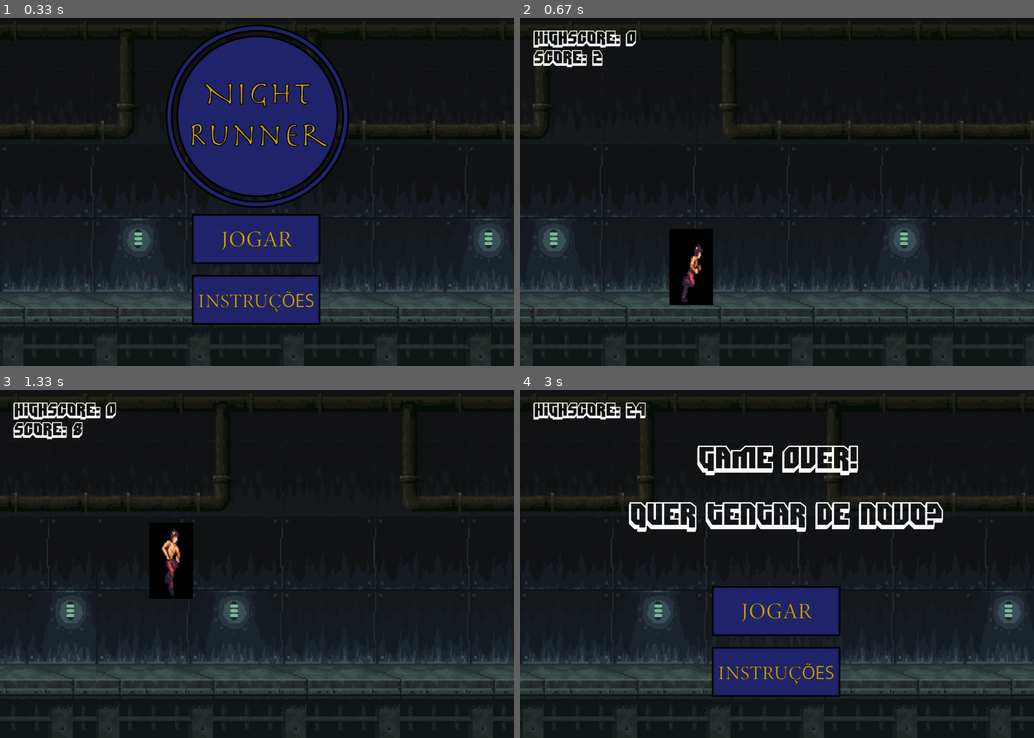
Above: before the commit, frames 1-4 (two rows, left to right).
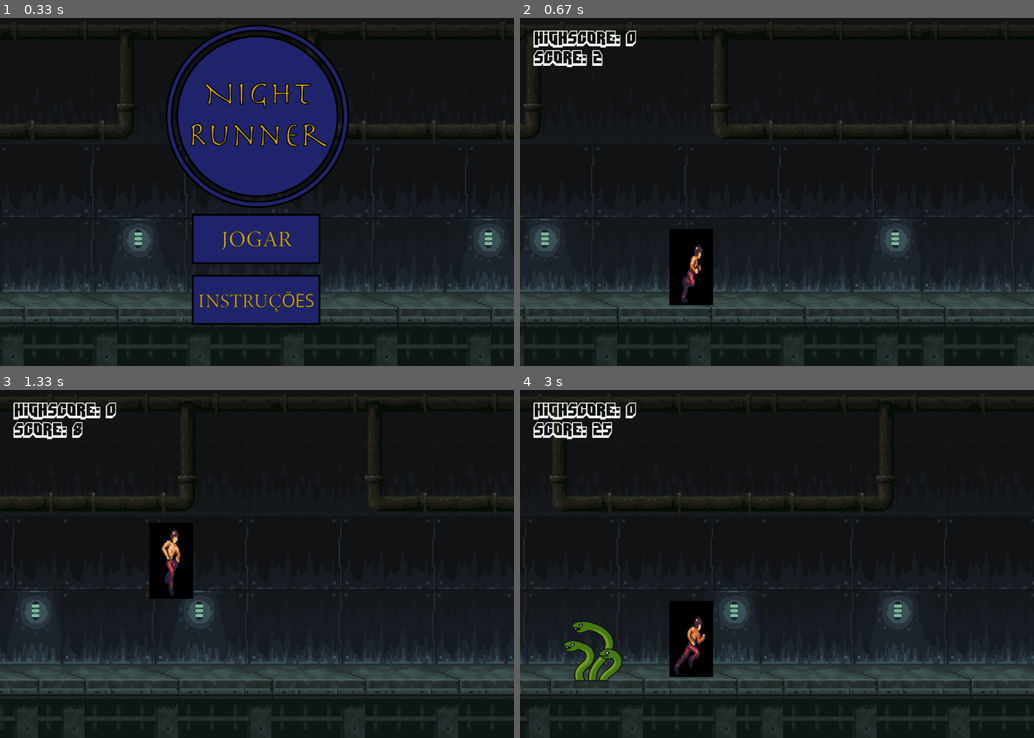
Above: after the commit, the same moments.

Repository: rodme02/ProjetoFinal_DesSoft
Game: pygame game, started from pygame_projetofinal.py
The game is run twice, just before and just after one commit, with the same random seed, the same clock (stepped at 60 frames per second) and the same inputs.
Inputs (mouse positions are in pixels of both pictures, inside the frame that each line leads up to):
- Up to frame 1 (0.33 s): no input
- Up to frame 2 (0.67 s): click (777, 237) at 0.38 s
- Up to frame 3 (1.33 s): hold Up 0.67-1.13 s; hold Up from 1.17 s (still down)
- Up to frame 4 (3 s): release Up at 1.53 s; hold Up 1.57-1.87 s; hold Up 1.9-2.27 s; hold Up 2.3-2.6 s; hold Up from 2.63 s (still down)

Frame 1 is identical in both runs. In frame 2, 2.4% of the frame differs, in the area x 0-100%, y 2-100%; in frame 3, 4.2%; in frame 4, 16%.

Commit message:
mudancas na musica

Diff:
--- a/gamescreen.py
+++ b/gamescreen.py
@@ -52,7 +52,7 @@
 
     # Define a variável world_speed inicial e a define como como global
     global world_speed
-    world_speed = -12
+    world_speed = -13
 
     # Define a variável highscore como global
     global highscore
@@ -103,7 +103,7 @@
         if len(hits) > 0:
             state = PLAYAGAIN
             death = pygame.mixer.Sound(path.join('audio', 'death.wav'))
-            death.set_volume(0.7)
+            death.set_volume(0.4)
             death.play()
             if score > highscore:
                 highscore = score
--- a/initscreen.py
+++ b/initscreen.py
@@ -7,7 +7,7 @@
 
     # Música do menu
     pygame.mixer.music.load(path.join('audio', 'intro.wav'))
-    pygame.mixer.music.set_volume(0.5)
+    pygame.mixer.music.set_volume(0.3)
     pygame.mixer.music.play(-1)
 
     # Variável para ajustar o FPS
--- a/instructionscreen.py
+++ b/instructionscreen.py
@@ -6,13 +6,6 @@
 from assets import load_assets
 
 def instruction_screen(screen):
-
-    '''
-    # Música do menu
-    pygame.mixer.music.load(path.join('audio', 'intro.wav'))
-    pygame.mixer.music.set_volume(0.5)
-    pygame.mixer.music.play(-1)
-    '''
 
     # Variável para o ajuste do FPS
     clock = pygame.time.Clock()
--- a/playagain.py
+++ b/playagain.py
@@ -7,7 +7,7 @@
 
     # Música do menu
     pygame.mixer.music.load(path.join('audio', 'intro.wav'))
-    pygame.mixer.music.set_volume(0.5)
+    pygame.mixer.music.set_volume(0.3)
     pygame.mixer.music.play(-1)
 
     # Variável para o ajuste do FPS
--- a/sprites.py
+++ b/sprites.py
@@ -50,7 +50,6 @@
             y = row * sprite_height
             # Define o retângulo que contém o sprite atual
             dest_rect = pygame.Rect(x, y, sprite_width, sprite_height)
-
             # Cria uma imagem vazia do tamanho do sprite
             image = pygame.Surface((sprite_width, sprite_height))
             # Copia o sprite atual (do spritesheet) na imagem
@@ -72,9 +71,9 @@
         # Define sequências de sprites de cada animação
         spritesheet = load_spritesheet(player_sheet, 4, 8)
         self.animations = {
-            STILL: [spritesheet[0], spritesheet[5]],
+            STILL: spritesheet[0:1],
             WALKING: spritesheet[25:32],
-            JUMPING: spritesheet[6:8],
+            JUMPING: [spritesheet[6], spritesheet[7], spritesheet[7]],
         }
         # Define estado atual
         self.state = STILL
@@ -135,7 +134,7 @@
     def JUMPING(self):
         if self.state == WALKING or self.state == STILL:
             jump = pygame.mixer.Sound(path.join('audio', 'jump.wav'))
-            jump.set_volume(0.2)
+            jump.set_volume(0.15)
             jump.play()
             self.speedy -= JUMPING_SIZE
             self.state = JUMPING
@@ -217,7 +216,7 @@
     def JUMPING(self):
         if self.state == STILL:
             jump = pygame.mixer.Sound(path.join('audio', 'jump.wav'))
-            jump.set_volume(0.2)
+            jump.set_volume(0.15)
             jump.play()
             self.speedy -= JUMPING_SIZE
             self.state = JUMPING
Not shown, changed: README.md
Binary file removed: img/snake.png
Not shown, changed: .DS_Store
Not shown, changed: audio/.DS_Store
Not shown, removed: audio/crash.wav
Not shown, changed: audio/fill.wav
Not shown, changed: audio/song.wav
